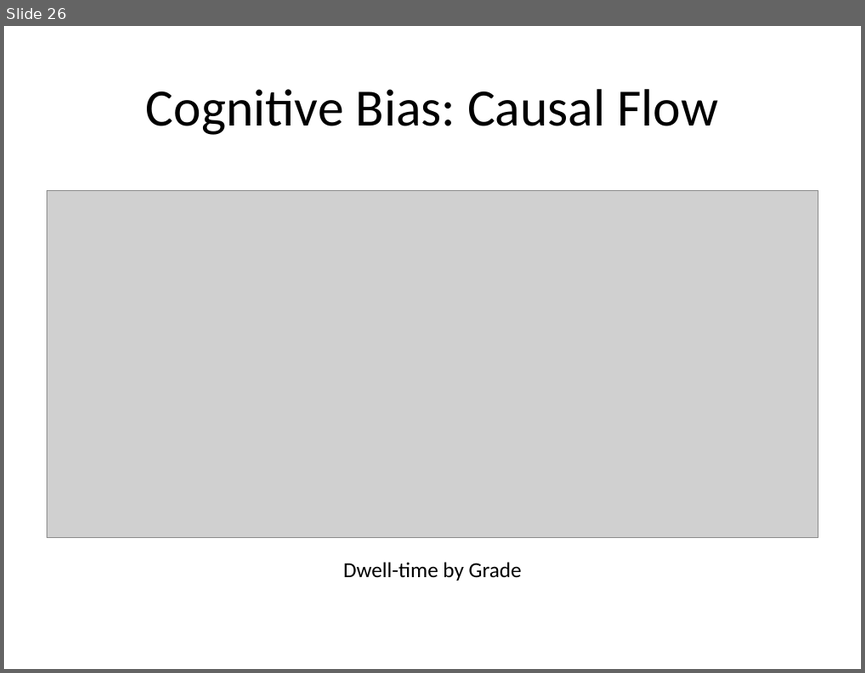
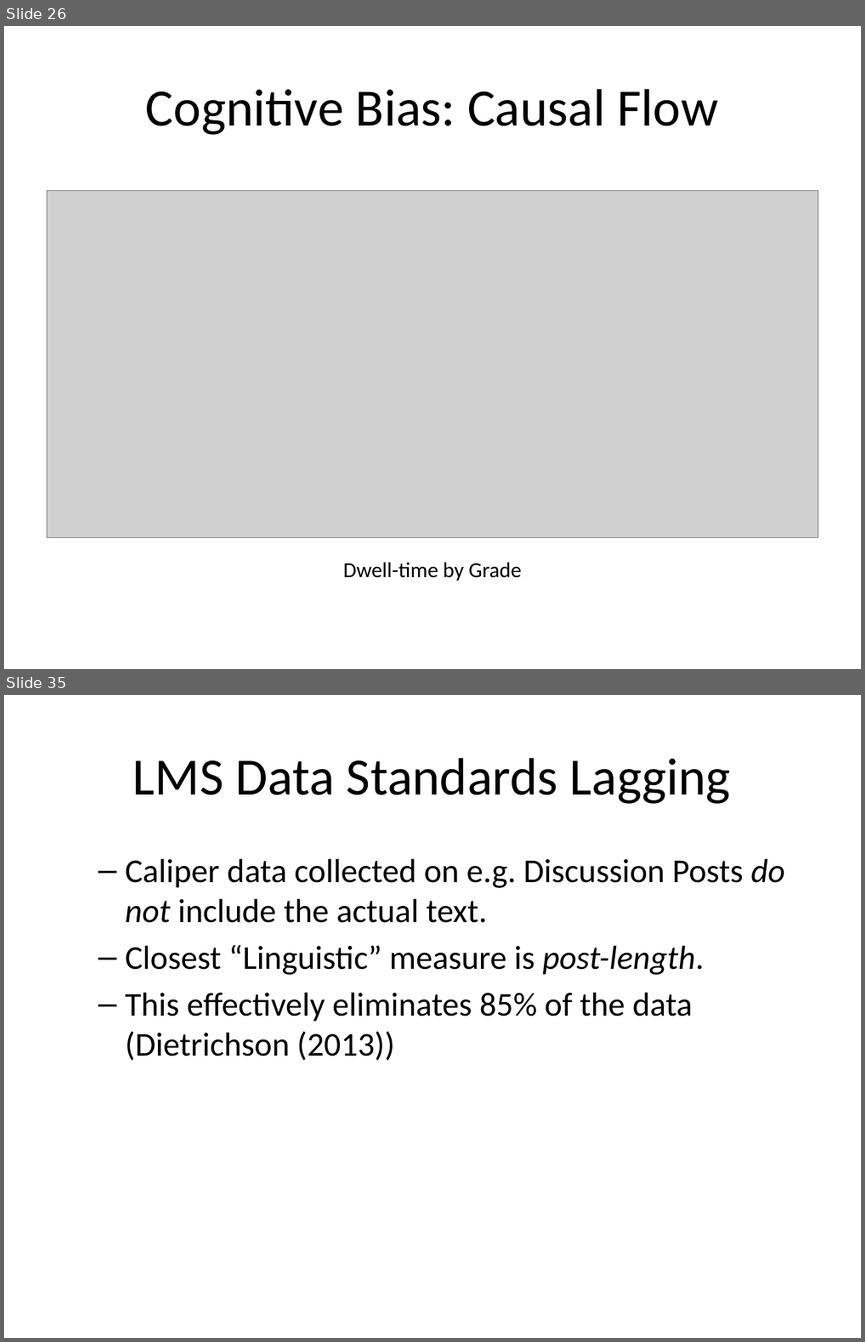
Before and after one commit to dietrichson/newport_2019, a slide deck: presentation/Learning_analytics_Newport_2019.pptx. Shown one above the other, each under a label of ours: slide 26 before the commit, slides 26 and 35 after it; the slides between them are not shown. The pictures are 865x673 and 865x1342 pixels, drawn with LibreOffice and Linux fonts; fonts in the diff are those of the drawing; grey boxes stand for pictures. Boxes give left, top, right and bottom in pixels: in the first picture for what was removed or moved away, otherwise in the second. Text is boxed around its words. In the diff, an @@ line names an element or a change of style, - is before the commit and + after.

```diff
--- a/presentation/Learning_analytics_Newport_2019.pptx
+++ b/presentation/Learning_analytics_Newport_2019.pptx
@@ slide 35 added at [4, 695, 861, 1338], background #FFFFFF @@
@@ title added at [133, 758, 731, 804], 44 pt, text #000000 @@
+LMS Data Standards Lagging
@@ text added at [125, 858, 785, 1061], 28 pt, text #000000 @@
+  – Caliper data collected on e.g. Discussion Posts do not include the actual text.
+  – Closest “Linguistic” measure is post-length.
+  – This effectively eliminates 85% of the data (Dietrichson (2013))
```
Also in this commit, not shown: 7 slides changed, 13 other slides added, 2 slides removed, 12 other files.
